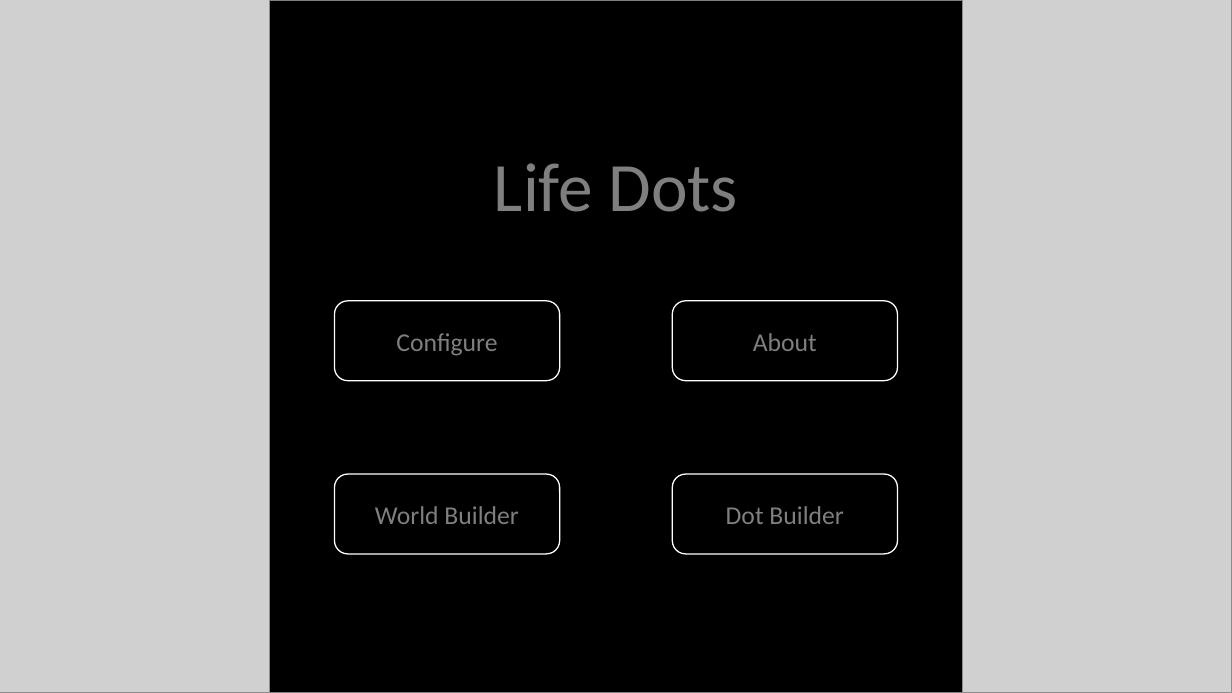
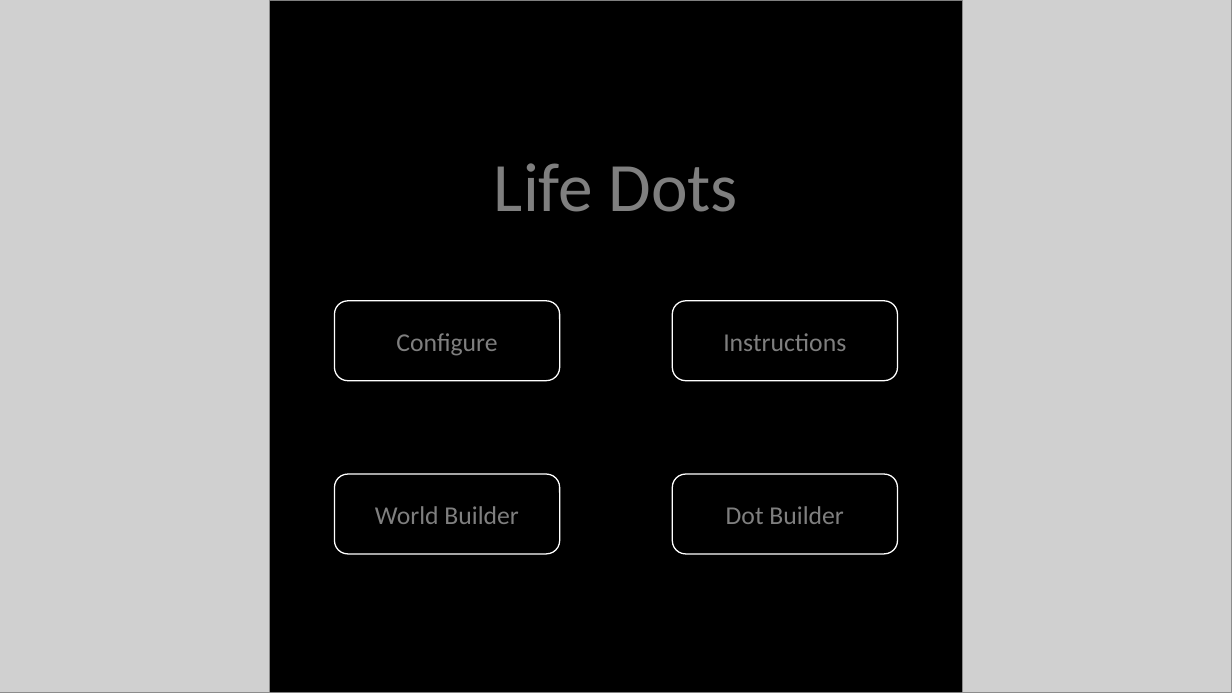
Before and after one commit to ethanprihar/LifeDots, a slide deck: slide 1 of LifeDots.pptx. Drawn at 1232x693 pixels with LibreOffice and Linux fonts; fonts in the diff are those of the drawing; grey boxes stand for pictures. Boxes give left, top, right and bottom in pixels: in the first picture for what was removed or moved away, otherwise in the second. Text is boxed around its words. In the diff, an @@ line names an element or a change of style, - is before the commit and + after.

```diff
--- a/LifeDots.pptx
+++ b/LifeDots.pptx
@@ text in rounded rectangle at (723, 333, 846, 351): text changed @@
-About
+Instructions
```
Also in this commit, not shown: 1 other slide changed, 6 slides added, 2 slides removed, 1 other file.
